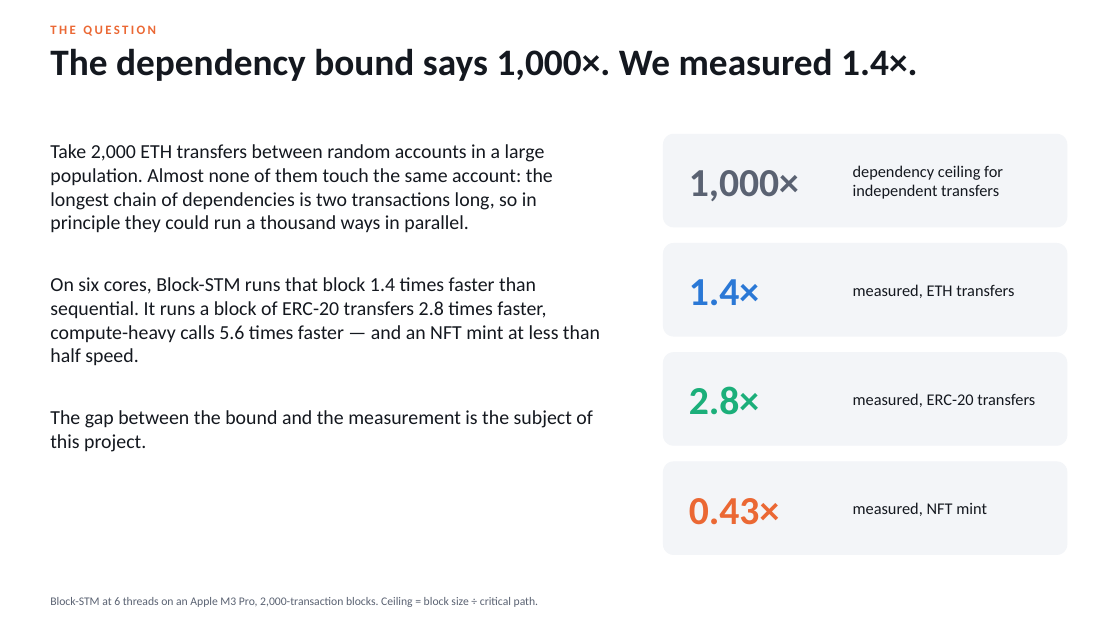
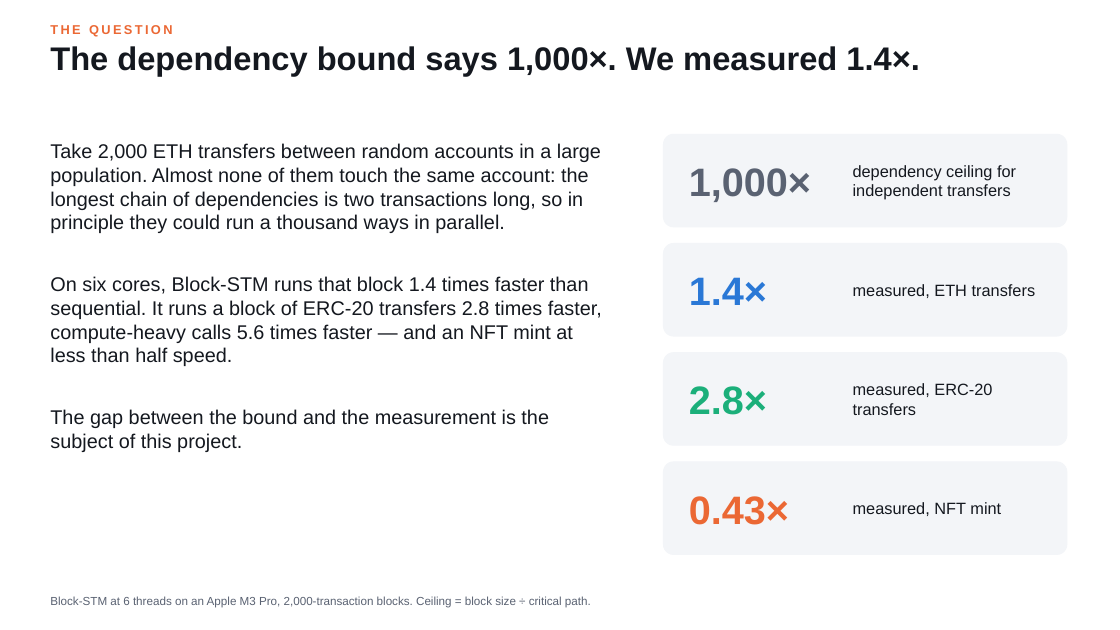
Before and after one commit to IcantFind-a-username/sc6109-parallel-evm, a slide deck: slide 2 of docs/SC6109_parallel_evm.pptx. Drawn at 1120x630 pixels with LibreOffice and Linux fonts; fonts in the diff are those of the drawing. Boxes give left, top, right and bottom in pixels: in the first picture for what was removed or moved away, otherwise in the second. Text is boxed around its words. In the diff, an @@ line names an element or a change of style, - is before the commit and + after.

```diff
--- a/docs/SC6109_parallel_evm.pptx
+++ b/docs/SC6109_parallel_evm.pptx
@@ text "The dependency bound says 1,000×. ..." at (50, 46, 919, 76): size 32 to 28 pt, font Calibri to Arial @@
@@ font Calibri to Arial in 11 elements at (50, 25, 173, 37), (50, 143, 602, 452), (689, 168, 811, 202), (853, 165, 1016, 200), (689, 277, 767, 305), (853, 284, 1036, 298), (689, 386, 767, 415), (853, 383, 992, 415), (689, 496, 789, 525), (853, 502, 1001, 516), (50, 596, 591, 608) @@
```
Also in this commit, not shown: 13 other slides changed, 5 other files.
